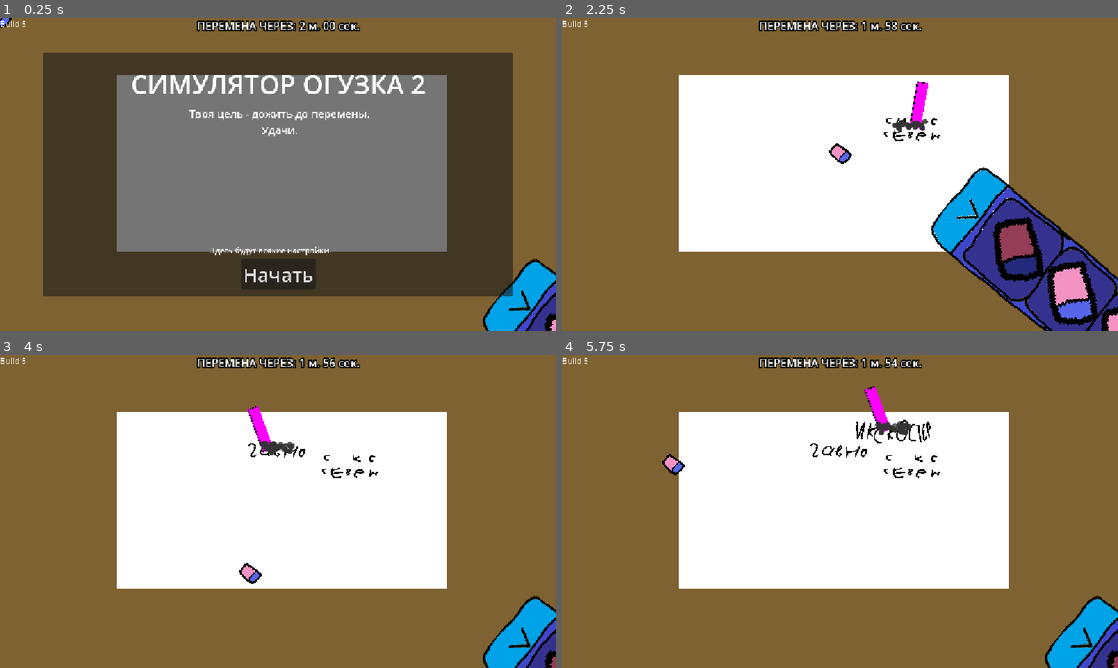
Above: before the commit, frames 1-4 (two rows, left to right).
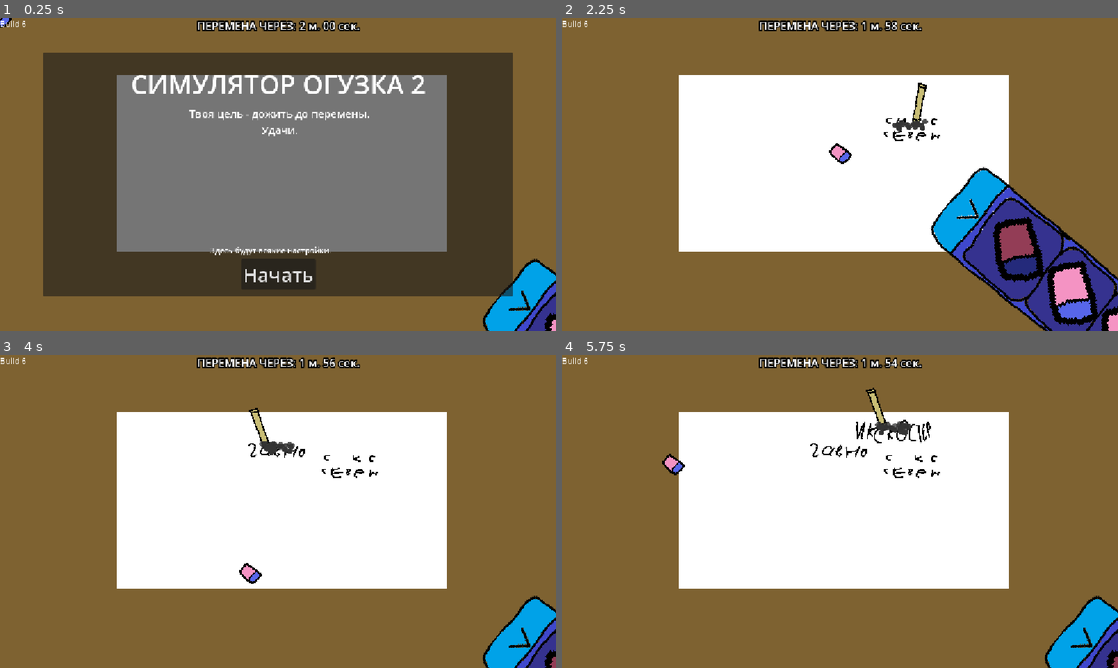
Above: after the commit, the same moments.

Repository: AmongRyzh/maxter-s-jam-2026
Game: Godot game, scene res://gameplay.tscn
Two runs of this game, one before a commit and one after it. Both use one fixed random seed, a clock stepped at 60 frames per second and the inputs below. The engine's default icon, where the game draws it, is replaced by a stand-in: a white triangle on a blue panel in a dark square.
Inputs (mouse positions are in pixels of both pictures, inside the frame that each line leads up to):
- Up to frame 1 (0.25 s): no input
- Up to frame 2 (2.25 s): click "Начать" at 0.5 s; move the mouse to (1079, 299) at 1.27 s; click (1079, 299) at 1.42 s; move the mouse to (984, 227) at 2.02 s; click (984, 227) at 2.17 s
- Up to frame 3 (4 s): move the mouse to (333, 442) at 2.77 s; click (333, 442) at 2.92 s; move the mouse to (250, 574) at 3.52 s; click (250, 574) at 3.67 s
- Up to frame 4 (5.75 s): move the mouse to (1006, 558) at 4.27 s; click (1006, 558) at 4.42 s; tap Enter at 5 s; move the mouse to (673, 464) at 5.02 s; click (673, 464) at 5.17 s

The runs differ from the first frame. In frame 1, less than 0.1% of the frame differs, in the area x 4-5%, y 0-3%; in frame 2, 0.3%, in the area x 4-66%, y 0-36%; in frame 3, 0.3%; in frame 4, 0.3%.

Commit message:
билд 6

Diff:
--- a/gameplay.tscn
+++ b/gameplay.tscn
@@ -201,8 +201,7 @@
 [node name="BuildLabel" type="Label" parent="CanvasLayer" unique_id=353407264]
 offset_right = 53.0
 offset_bottom = 23.0
-text = "Build 5
-"
+text = "Build 6"
 
 [node name="GameFinishLabel" type="Label" parent="CanvasLayer" unique_id=1348736259]
 anchors_preset = 5
--- a/pencil/pencil.tscn
+++ b/pencil/pencil.tscn
@@ -1,10 +1,8 @@
 [gd_scene format=3 uid="uid://dempqkihs7dxp"]
 
 [ext_resource type="Script" uid="uid://styxd6kudvfl" path="res://pencil/pencil.gd" id="1_pmwgo"]
+[ext_resource type="Texture2D" uid="uid://ciumf7juqykw1" path="res://pencil/pencil.png" id="2_q5st3"]
 [ext_resource type="Texture2D" uid="uid://rqcftkekkexk" path="res://particles/circle_particle_tiny.png" id="2_u4rgo"]
-
-[sub_resource type="PlaceholderTexture2D" id="PlaceholderTexture2D_grgbg"]
-size = Vector2(24, 96)
 
 [sub_resource type="Curve" id="Curve_grgbg"]
 _data = [Vector2(0, 0.6987952), 0.0, 0.0, 0, 0, Vector2(1, 0), -3.1024094, 0.0, 0, 0]
@@ -21,7 +19,7 @@
 script = ExtResource("1_pmwgo")
 
 [node name="Sprite2D" type="Sprite2D" parent="." unique_id=1303837049]
-texture = SubResource("PlaceholderTexture2D_grgbg")
+texture = ExtResource("2_q5st3")
 offset = Vector2(0, -48)
 
 [node name="CPUParticles2D" type="CPUParticles2D" parent="." unique_id=736317297]
Binary file added: pencil/pencil.png
Not shown, added: pencil/pencil.png.import
